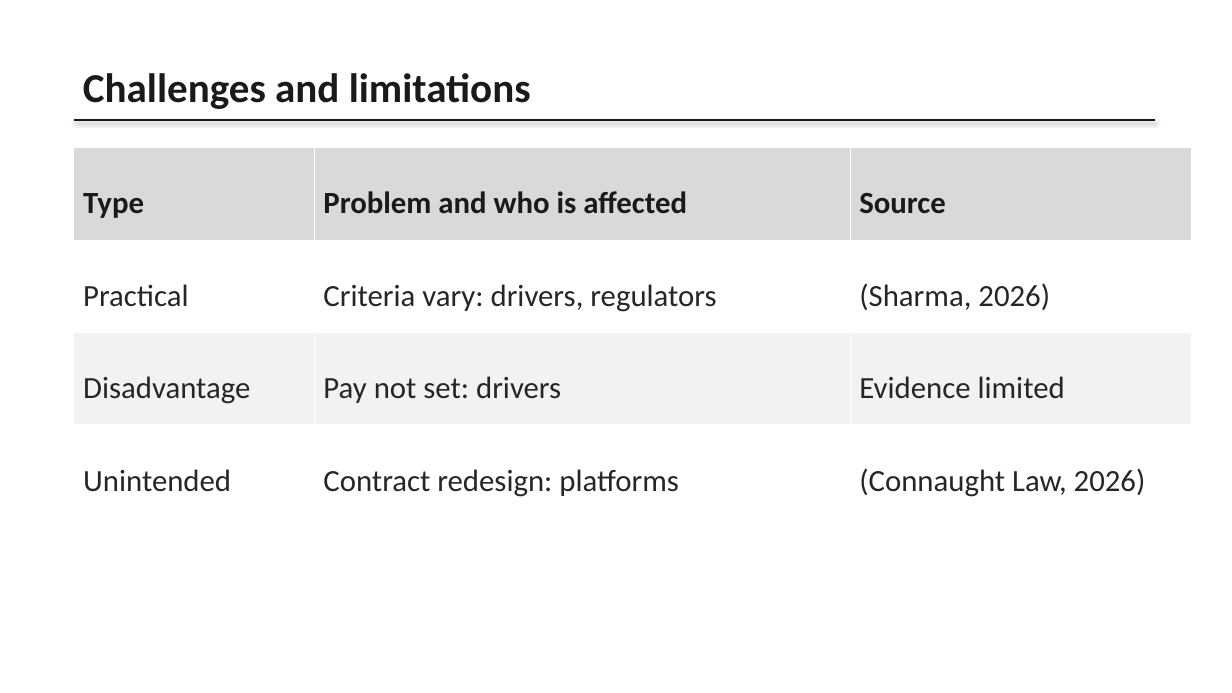
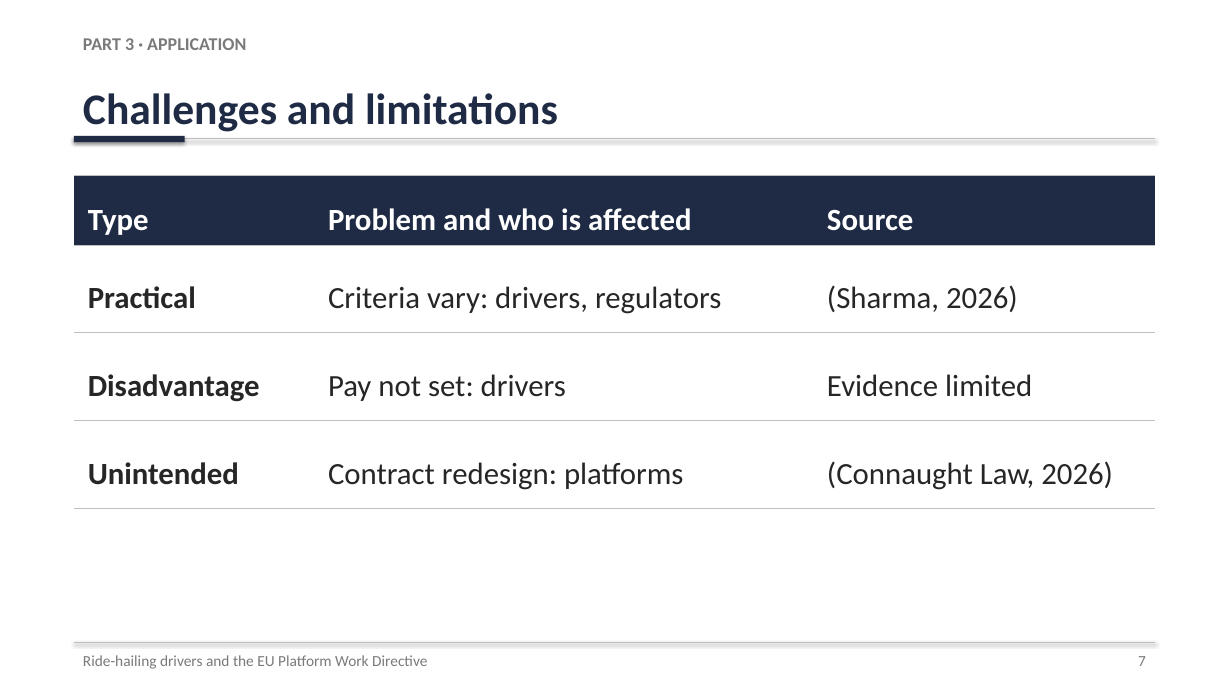
Before and after one commit to karanrg22-svg/skill, a slide deck: slide 7 of Ride-Hailing_Presentation.pptx. Drawn at 1232x693 pixels with LibreOffice and Linux fonts; fonts in the diff are those of the drawing. Boxes give left, top, right and bottom in pixels: in the first picture for what was removed or moved away, otherwise in the second. Text is boxed around its words. In the diff, an @@ line names an element or a change of style, - is before the commit and + after.

```diff
--- a/Ride-Hailing_Presentation.pptx
+++ b/Ride-Hailing_Presentation.pptx
@@ text "Challenges and limitations" moved from (x1=83, y1=73, x2=531, y2=109) to (x1=83, y1=93, x2=558, y2=132) @@
@@ text "Challenges and limitations" at (x1=83, y1=93, x2=558, y2=132): size 32 to 34 pt, text colour #1A1A1A to #1F2A44 @@
@@ text added at (x1=83, y1=38, x2=246, y2=50), 14 pt, text #7A7A7A, bold @@
+PART 3 · APPLICATION
@@ line moved from (74, 120) - (1155, 120) to (74, 139) - (1155, 139) @@
@@ line (74, 139) - (1155, 139): stroke #1A1A1A 1.5 pt to #BFBFBF 0.75 pt @@
@@ rectangle added at (x1=74, y1=136, x2=185, y2=142), fill #1F2A44 @@
@@ table at (x1=74, y1=176, x2=1155, y2=508) @@
@@ fill #D9D9D9 to #1F2A44 in row 1 @@
@@ fill #F2F2F2 to #FFFFFF in row 3 @@
@@ text colour #1A1A1A to #FFFFFF in "Type", "Problem and who is affected", "Source" @@
@@ bold on in "Practical", "Disadvantage", "Unintended" @@
@@ borders changed @@
@@ table resized from (x1=74, y1=148, x2=1192, y2=518) to (x1=74, y1=176, x2=1155, y2=508) @@
@@ line added from (74, 642) to (1155, 642), #BFBFBF 0.75 pt @@
@@ text added at (x1=83, y1=655, x2=427, y2=669), 12 pt, text #7A7A7A @@
+Ride-hailing drivers and the EU Platform Work Directive
@@ text added at (x1=1138, y1=656, x2=1146, y2=666), 12 pt, text #7A7A7A @@
+7
```
Also in this commit, not shown: 8 other slides changed, 1 slide added.
